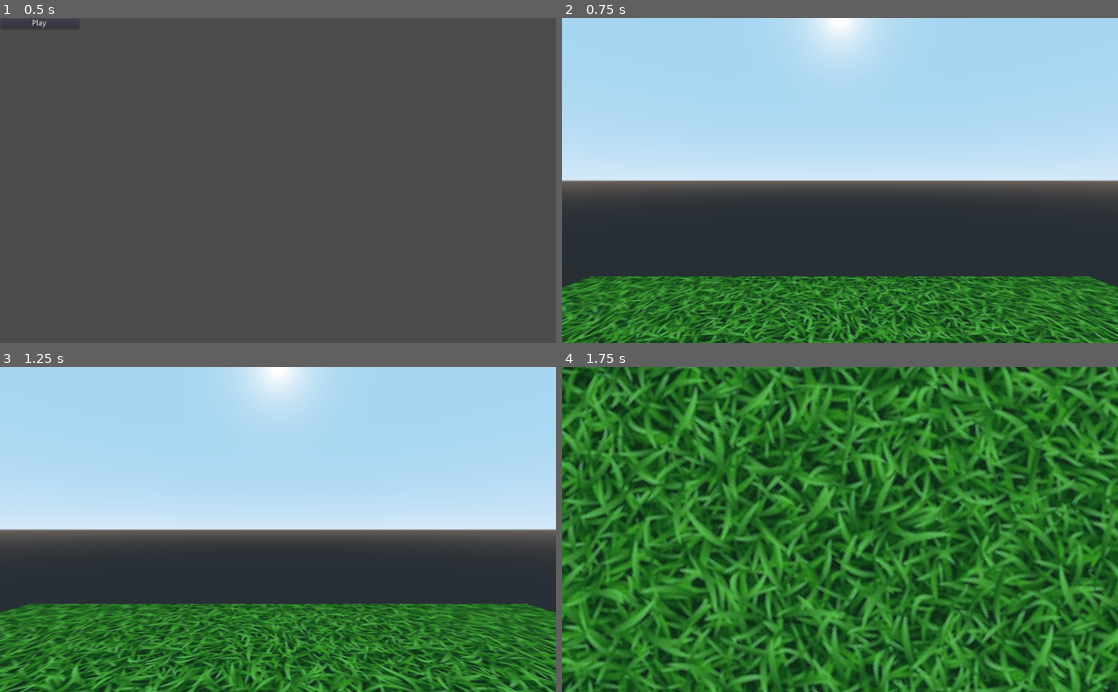
Above: before the commit, frames 1-4 (two rows, left to right).
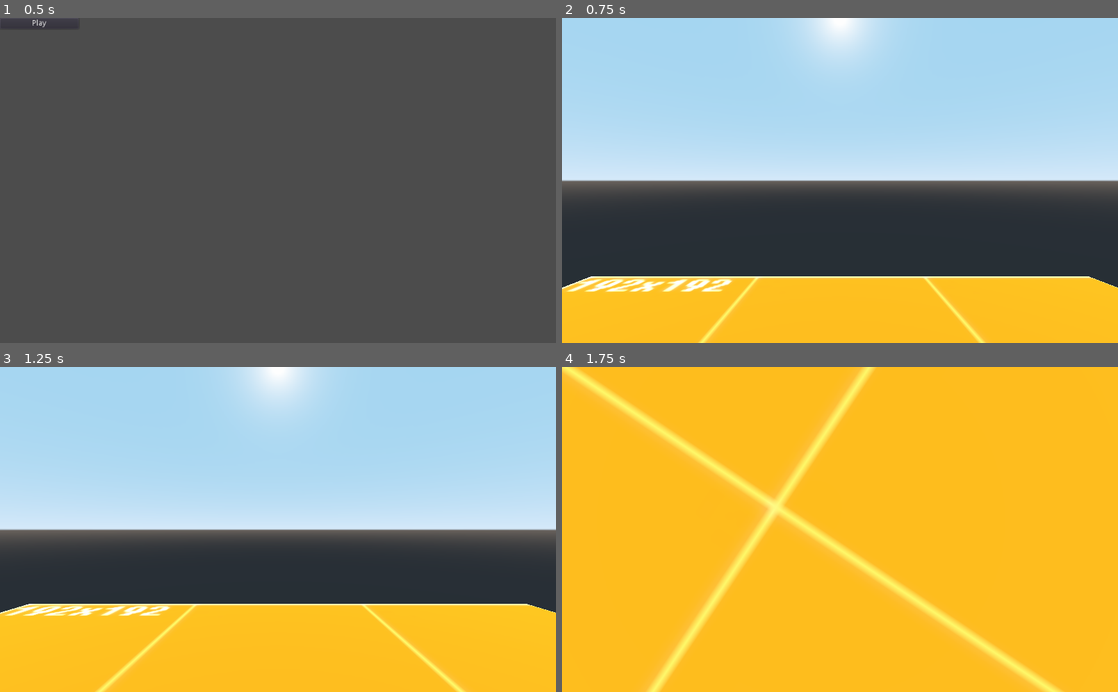
Above: after the commit, the same moments.

Repository: tenmetresam225/Knife-to-a-Gunfight
Game: Godot game, scene res://Main Menu.tscn
The game is run twice, just before and just after one commit, with the same random seed, the same clock (stepped at 60 frames per second) and the same inputs.
Inputs (mouse positions are in pixels of both pictures, inside the frame that each line leads up to):
- Up to frame 1 (0.5 s): no input
- Up to frame 2 (0.75 s): click "Play" at 0.5 s
- Up to frame 3 (1.25 s): no input
- Up to frame 4 (1.75 s): move the mouse to (867, 529) at 1.27 s; press the mouse at (867, 529) at 1.28 s; hold W (player_forward) from 1.28 s (still down); tap Space (jump) at 1.52 s

Frame 1 is identical in both runs. In frame 2, 20% of the frame differs, in the area x 0-100%, y 79-100%; in frame 3, 27%; in frame 4, 100%, in the area x 0-100%, y 0-100%.

Commit message:
Textures added

Diff:
--- a/6/Game.tscn
+++ b/6/Game.tscn
@@ -1,6 +1,6 @@
 [gd_scene load_steps=6 format=2]
 
-[ext_resource path="res://Textures/seamless-green-grass-pattern_1284-52275.jpg" type="Texture" id=1]
+[ext_resource path="res://Textures/dev_192_or_064x.jpg" type="Texture" id=1]
 [ext_resource path="res://Player.tscn" type="PackedScene" id=2]
 
 [sub_resource type="PlaneMesh" id=1]
@@ -28,5 +28,5 @@
 shape = SubResource( 3 )
 
 [node name="DirectionalLight" type="DirectionalLight" parent="."]
-transform = Transform( 0.996409, -0.0846686, 5.56523e-05, 0.0846194, 0.995808, -0.034725, 0.0028847, 0.034605, 0.999397, 0.452872, 17.4532, 0 )
+transform = Transform( 1, 0, 0, 0, 1.19249e-08, 1, 0, -1, 1.19249e-08, 0, 10, 0 )
 shadow_enabled = true
Binary file added: 6/Textures/dev_192_gr_064x.jpg
Not shown, added: 6/Textures/dev_192_gr_064x.jpg.import
Binary file added: 6/Textures/dev_192_or_064x.jpg
Not shown, changed: 6/Textures/dev_192_or_064x.jpg.import
Binary file removed: 6/Textures/seamless-green-grass-pattern_1284-52275.jpg
